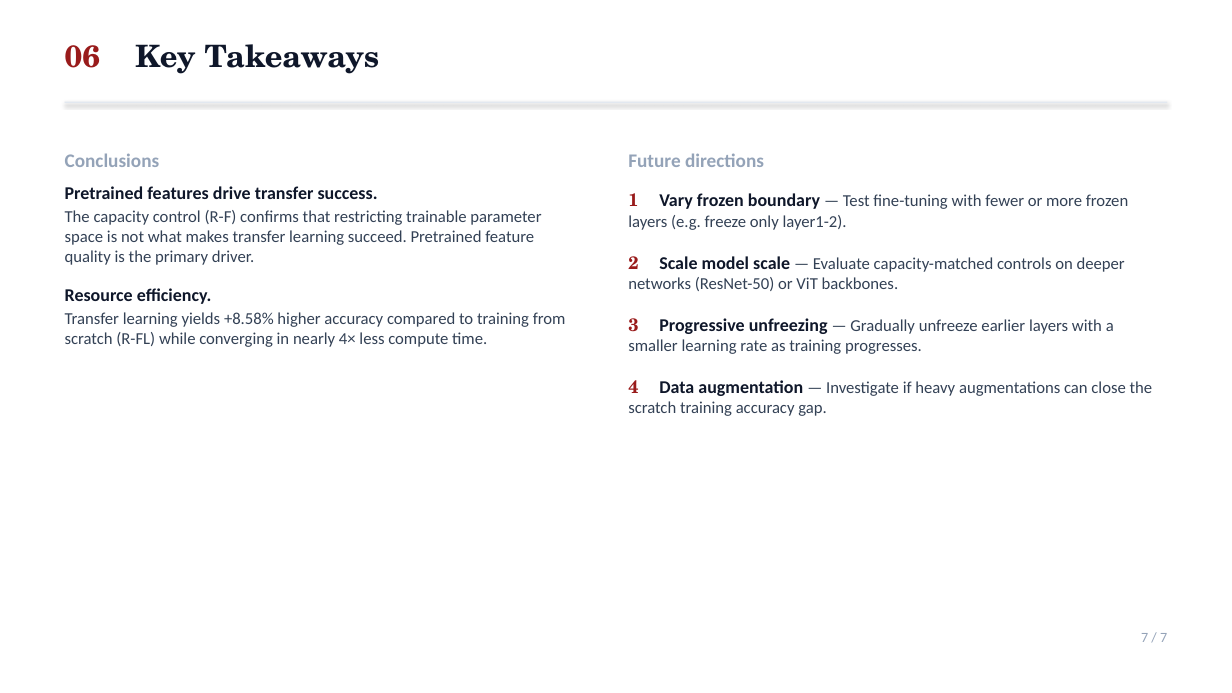
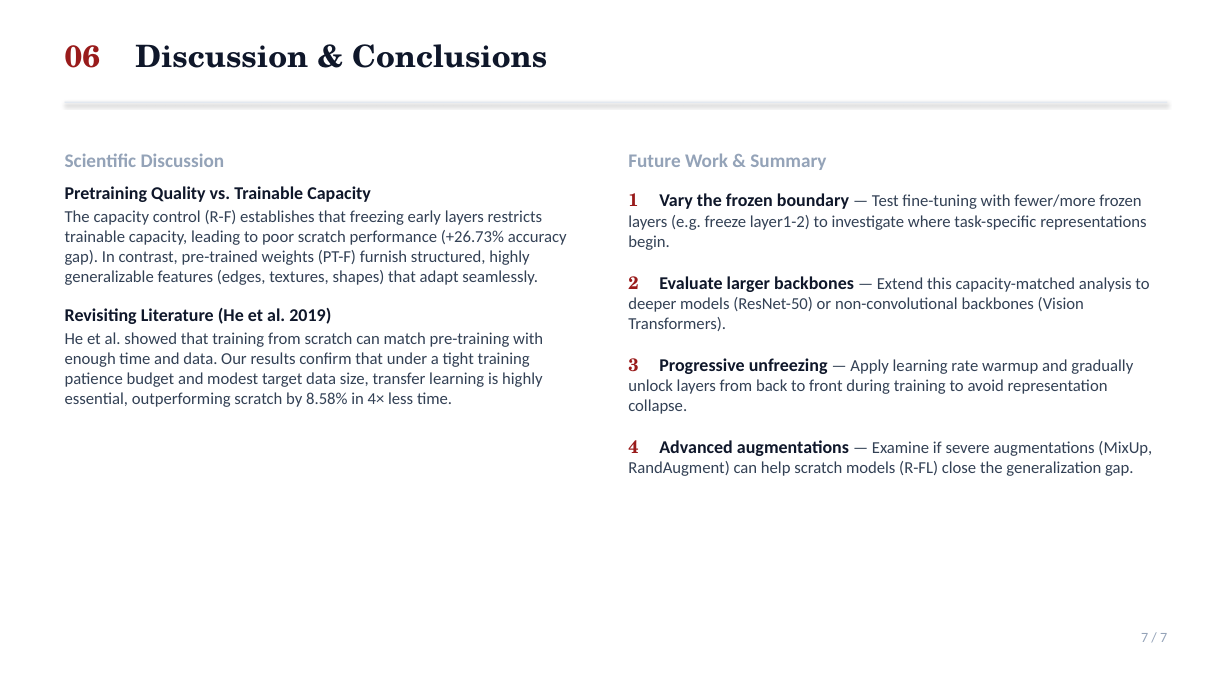
Before and after one commit to shrirag10/CS5330-Pattern-Recognition-Computer-vision-, a slide deck: slide 7 of Projects/final_project/presentation/presentation.pptx. Drawn at 1232x693 pixels with LibreOffice and Linux fonts; fonts in the diff are those of the drawing. Boxes give left, top, right and bottom in pixels: in the first picture for what was removed or moved away, otherwise in the second. Text is boxed around its words. In the diff, an @@ line names an element or a change of style, - is before the commit and + after.

Commit message:
Make PPTX presentation more dense with info, adding all metrics, parameters, mathematical formulas, and class-wise details

```diff
--- a/Projects/final_project/presentation/presentation.pptx
+++ b/Projects/final_project/presentation/presentation.pptx
@@ text at [65,44,547,68]: text changed @@
-06 Key Takeaways
+06 Discussion & Conclusions
@@ text at [65,153,567,407]: text changed @@
-Conclusions
-Pretrained features drive transfer success.
-The capacity control (R-F) confirms that restricting trainable parameter space is not what makes transfer learning succeed. Pretrained feature quality is the primary driver.
-Resource efficiency.
-Transfer learning yields +8.58% higher accuracy compared to training from scratch (R-FL) while converging in nearly 4× less compute time.
+Scientific Discussion
+Pretraining Quality vs. Trainable Capacity
+The capacity control (R-F) establishes that freezing early layers restricts trainable capacity, leading to poor scratch performance (+26.73% accuracy gap). In contrast, pre-trained weights (PT-F) furnish structured, highly generalizable features (edges, textures, shapes) that adapt seamlessly.
+Revisiting Literature (He et al. 2019)
+He et al. showed that training from scratch can match pre-training with enough time and data. Our results confirm that under a tight training patience budget and modest target data size, transfer learning is highly essential, outperforming scratch by 8.58% in 4× less time.
@@ text at [628,153,1146,476]: text changed @@
-Future directions
-1 Vary frozen boundary — Test fine-tuning with fewer or more frozen layers (e.g. freeze only layer1-2).
-2 Scale model scale — Evaluate capacity-matched controls on deeper networks (ResNet-50) or ViT backbones.
-3 Progressive unfreezing — Gradually unfreeze earlier layers with a smaller learning rate as training progresses.
-4 Data augmentation — Investigate if heavy augmentations can close the scratch training accuracy gap.
+Future Work & Summary
+1 Vary the frozen boundary — Test fine-tuning with fewer/more frozen layers (e.g. freeze layer1-2) to investigate where task-specific representations begin.
+2 Evaluate larger backbones — Extend this capacity-matched analysis to deeper models (ResNet-50) or non-convolutional backbones (Vision Transformers).
+3 Progressive unfreezing — Apply learning rate warmup and gradually unlock layers from back to front during training to avoid representation collapse.
+4 Advanced augmentations — Examine if severe augmentations (MixUp, RandAugment) can help scratch models (R-FL) close the generalization gap.
```
Also in this commit, not shown: 6 other slides changed, 1 other file.
